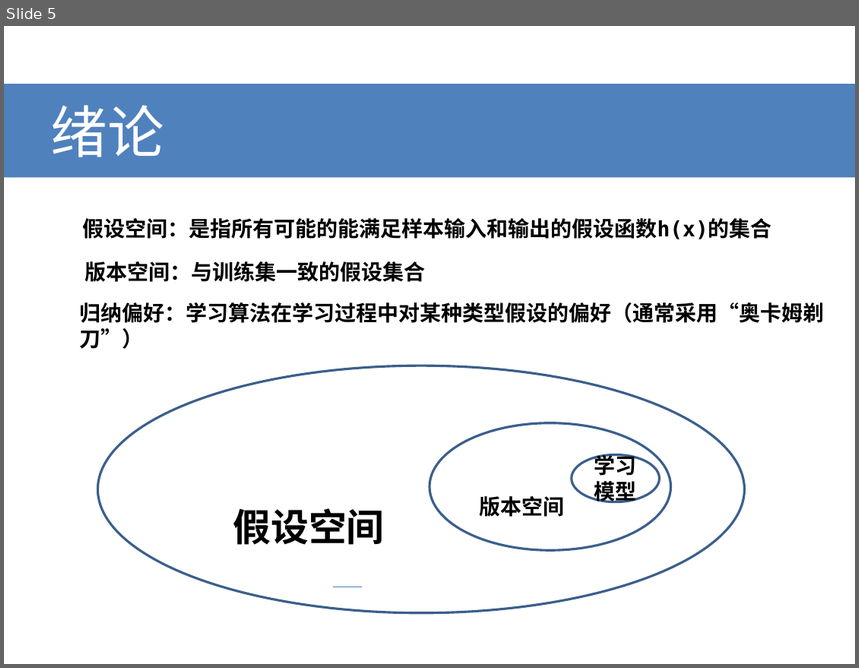
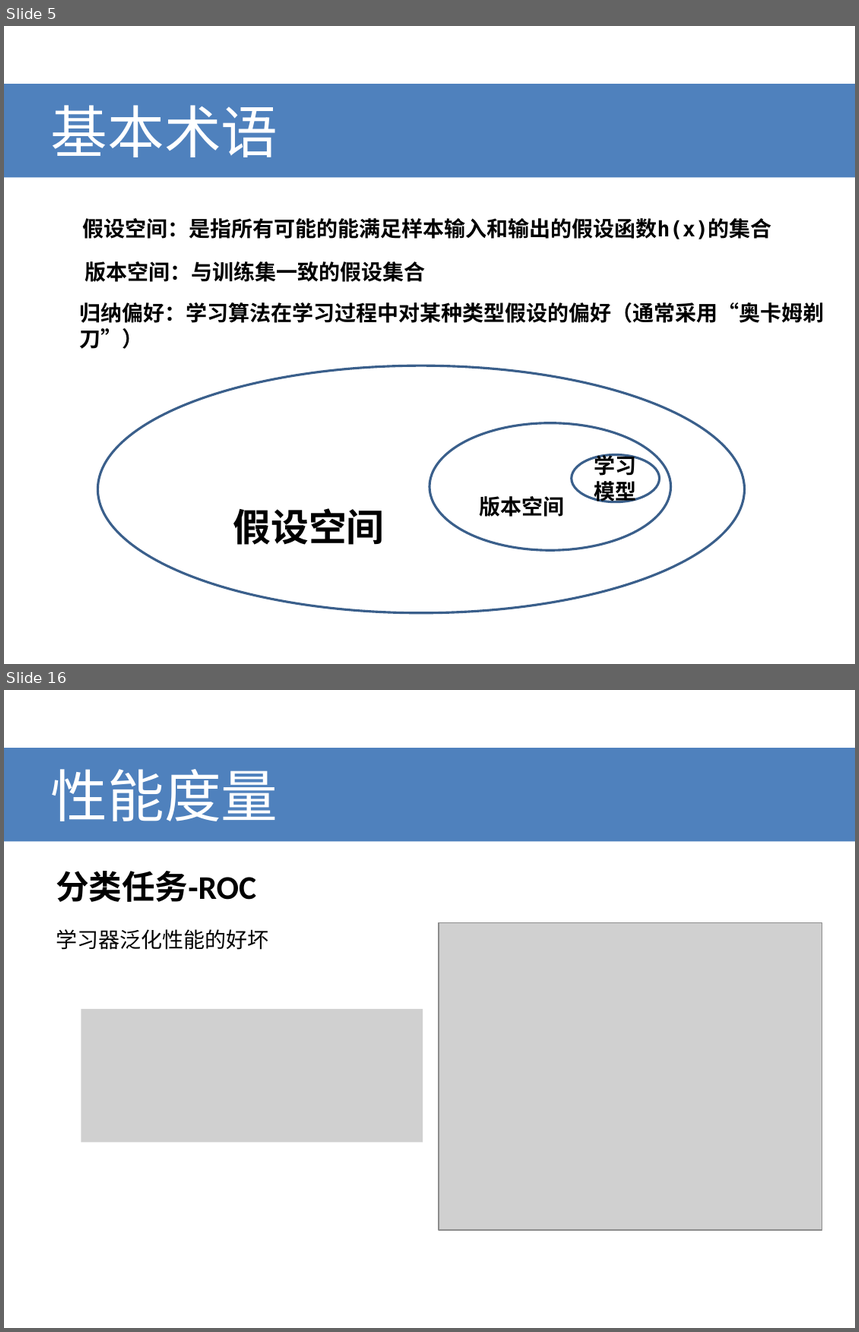
Before and after one commit to bayud/machine_learning_zzh, a slide deck: 机器学习(周志华)系列分享.pptx. Shown one above the other, each under a label of ours: slide 5 before the commit, slides 5 and 16 after it; the slides between them are not shown. The pictures are 859x668 and 859x1332 pixels, drawn with LibreOffice and Linux fonts; fonts in the diff are those of the drawing; grey boxes stand for pictures. Boxes give left, top, right and bottom in pixels: in the first picture for what was removed or moved away, otherwise in the second. Text is boxed around its words. In the diff, an @@ line names an element or a change of style, - is before the commit and + after.

```diff
--- a/机器学习(周志华)系列分享.pptx
+++ b/机器学习(周志华)系列分享.pptx
@@ slide 16 added at (4, 690, 855, 1328), background #FFFFFF @@
@@ title added at (4, 748, 855, 841), fill #4F81BD, 48 pt, text #FFFFFF @@
+性能度量
@@ text added at (56, 871, 256, 902), 28 pt, text #000000, bold @@
+分类任务-ROC
@@ text added at (56, 929, 268, 950), 18 pt, text #000000 @@
+学习器泛化性能的好坏
@@ picture added at (439, 923, 822, 1230) @@
@@ picture added at (82, 1009, 424, 1143) @@
@@ slide 5 changed as well @@
@@ title at (51, 105, 278, 157): text changed @@
-绪论
+基本术语
@@ line removed from (332, 587) to (361, 587) @@
```
Also in this commit, not shown: 1 other slide changed, 18 other slides added, 14 slides removed.
